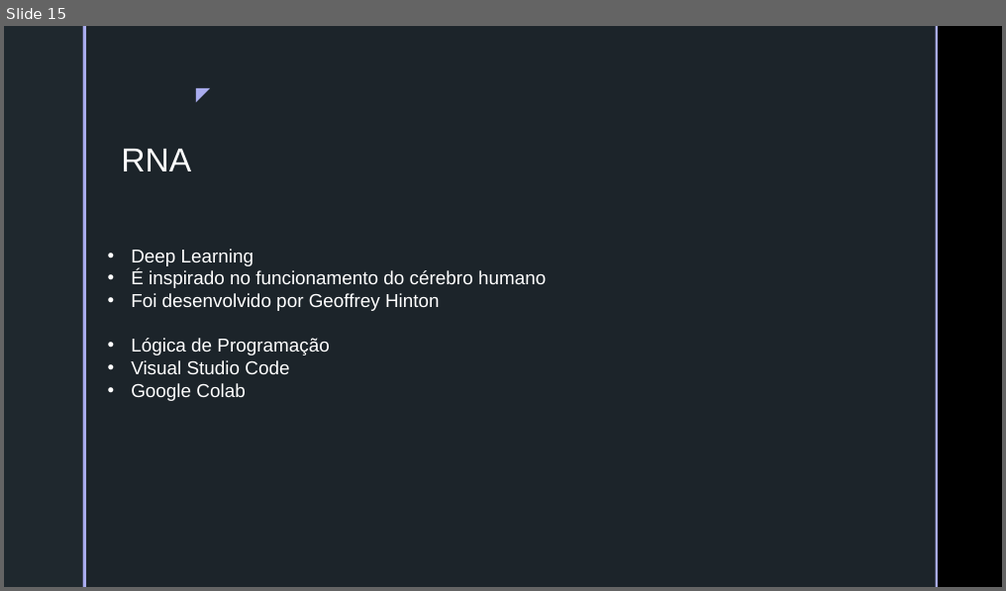
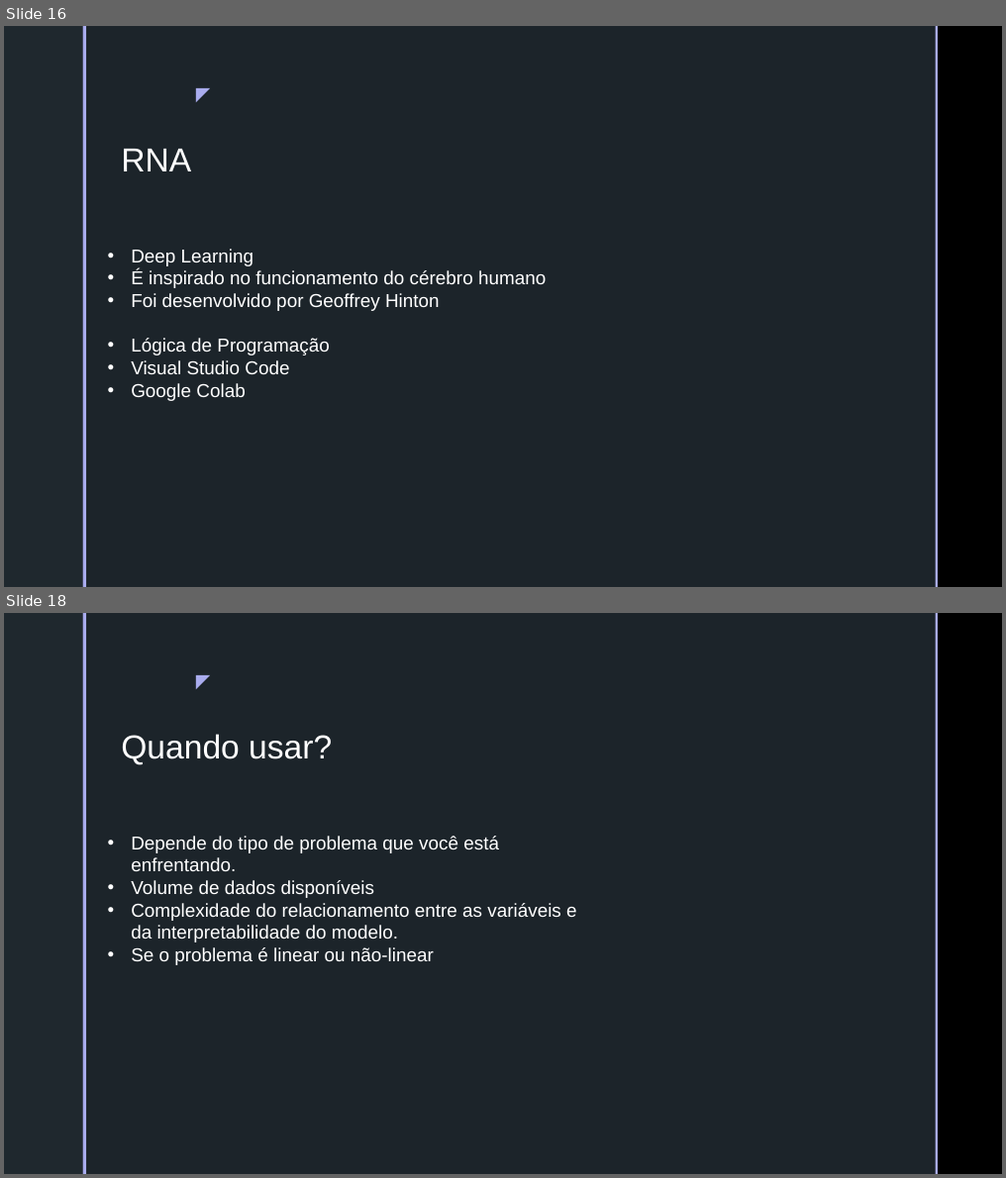
Before and after one commit to batestin1/coding_the_future_dio_redes_neurais, a slide deck: materiais/redes_neurais_dio.pptx. Shown one above the other, each under a label of ours: slide 15 before the commit, slides 16 and 18 after it; the slides between them are not shown. The pictures are 1006x591 and 1006x1178 pixels, drawn with LibreOffice and Linux fonts; fonts in the diff are those of the drawing; background and template pictures are left out. Boxes give left, top, right and bottom in pixels: in the first picture for what was removed or moved away, otherwise in the second. Text is boxed around its words. In the diff, an @@ line names an element or a change of style, - is before the commit and + after.

```diff
--- a/materiais/redes_neurais_dio.pptx
+++ b/materiais/redes_neurais_dio.pptx
@@ slide 18 added at [4, 613, 1002, 1174], background picture (left out); not listed: 5 template elements that a slide beside it also shows @@
@@ text added at [121, 734, 332, 765], 32 pt, text #FFFFFF @@
+Quando usar?
@@ text added at [131, 836, 577, 965], 18 pt, text #FFFFFF @@
+• Depende do tipo de problema que você está enfrentando.
+• Volume de dados disponíveis
+• Complexidade do relacionamento entre as variáveis e da interpretabilidade do modelo.
+• Se o problema é linear ou não-linear
@@ what was slide 15 is now slide 16 @@
```
Also in this commit, not shown: 3 slides changed, 17 other slides added, 4 other files.
